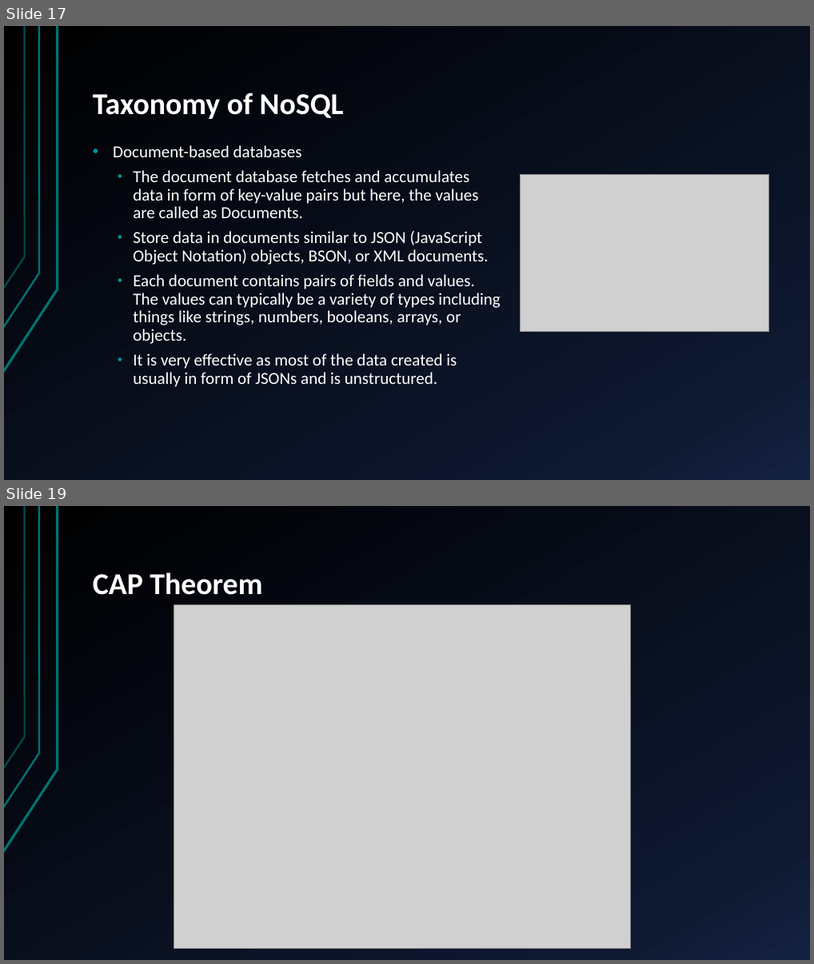
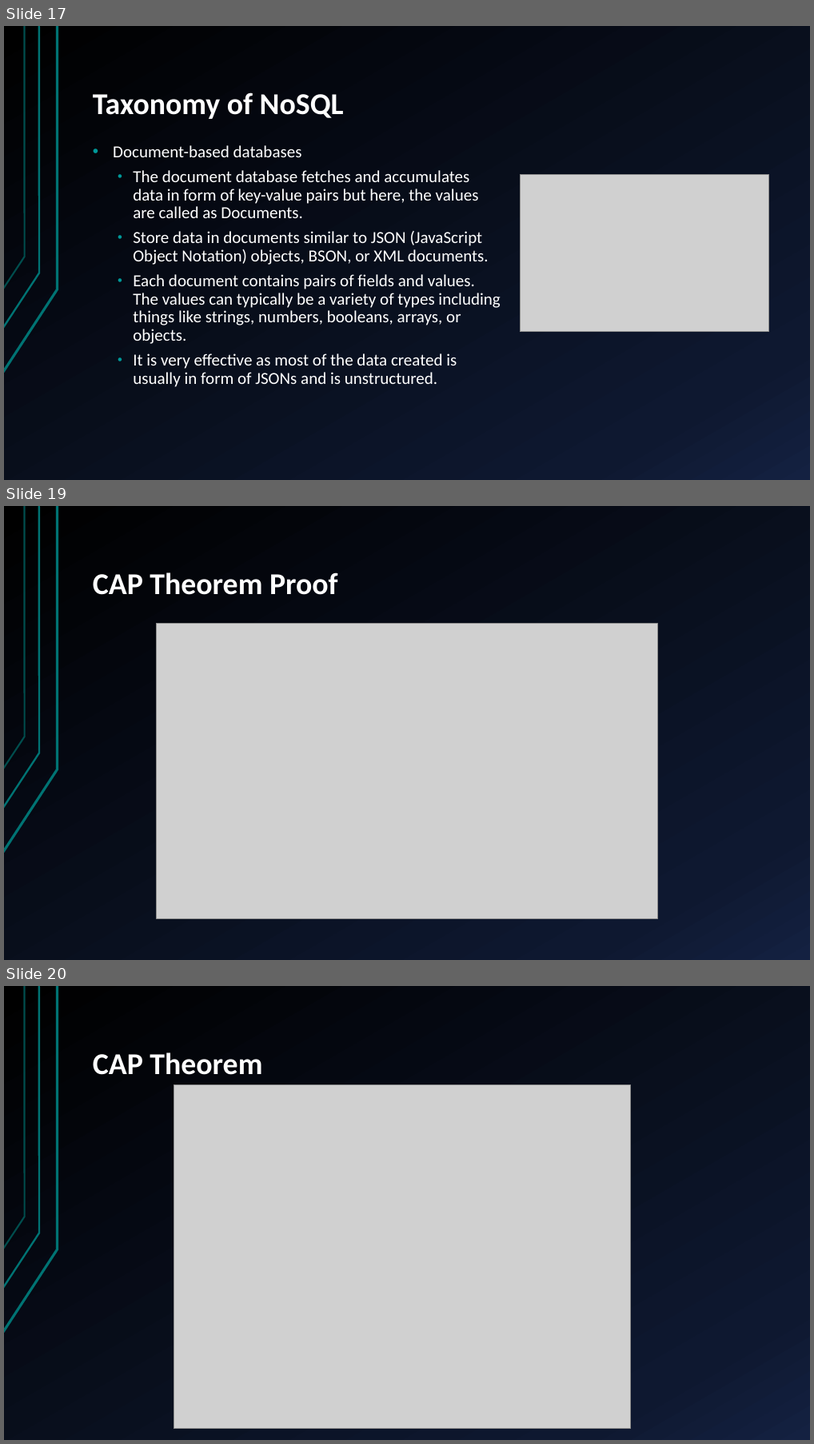
Before and after one commit to SiddharthAgrawal92/zekelabs-mongodb-fsr280422, a slide deck: Sessions/Day 1 - Intro to NoSQL/Intro to NoSQL.pptx. Shown one above the other, each under a label of ours: slides 17 and 19 before the commit, slides 17, 19 and 20 after it; the slides between them are not shown. The pictures are 814x964 and 814x1444 pixels, drawn with LibreOffice and Linux fonts; fonts in the diff are those of the drawing; grey boxes stand for pictures. Boxes give left, top, right and bottom in pixels: in the first picture for what was removed or moved away, otherwise in the second. Text is boxed around its words. In the diff, an @@ line names an element or a change of style, - is before the commit and + after.

```diff
--- a/Sessions/Day 1 - Intro to NoSQL/Intro to NoSQL.pptx
+++ b/Sessions/Day 1 - Intro to NoSQL/Intro to NoSQL.pptx
@@ slide 19 added at <box>4,506,810,960</box>, background gradient #000000 to #0F1931 to #142242; not listed: 3 template elements that a slide beside it also shows @@
@@ title added at <box>93,572,338,595</box>, 36 pt, text #FFFFFF, bold @@
+CAP Theorem Proof
@@ picture added at <box>157,624,658,918</box> @@
@@ what was slide 19 is now slide 20 @@
```
Also in this commit, not shown: 1 slide changed, 1 other file.
